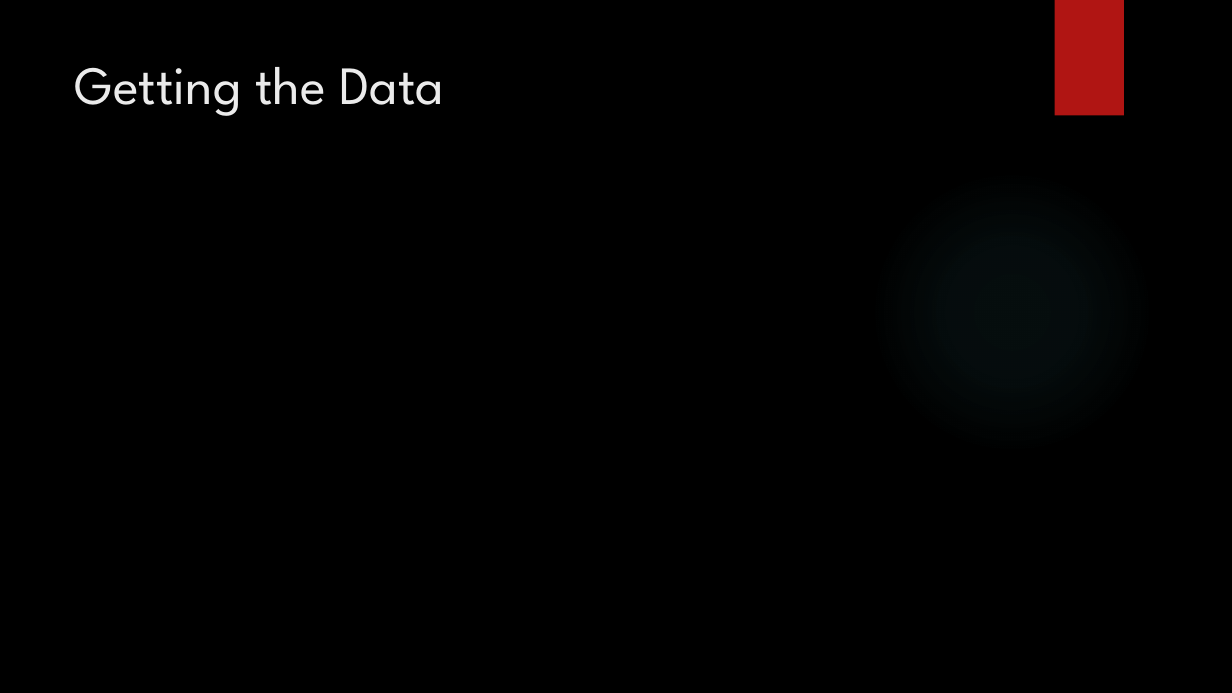
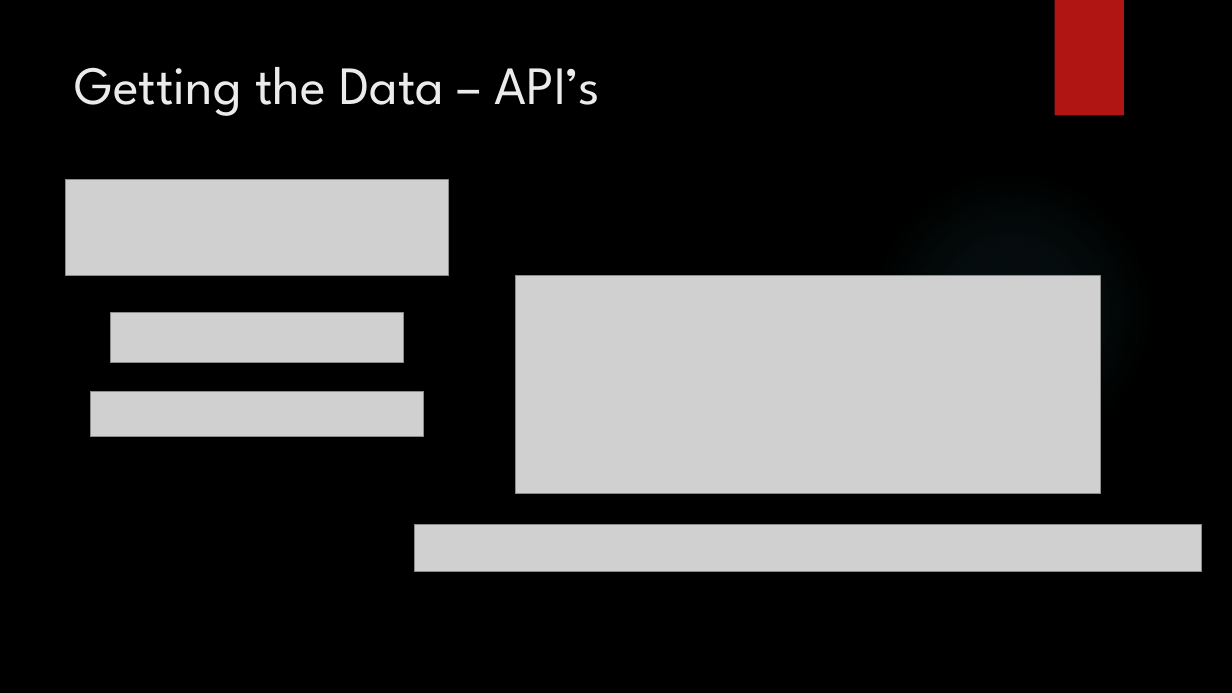
Before and after one commit to DSNeville/Practicum, a slide deck: slide 4 of Predicting Ethereum.pptx. Drawn at 1232x693 pixels with LibreOffice and Linux fonts; fonts in the diff are those of the drawing; grey boxes stand for pictures; background and template pictures are left out. Boxes give left, top, right and bottom in pixels: in the first picture for what was removed or moved away, otherwise in the second. Text is boxed around its words. In the diff, an @@ line names an element or a change of style, - is before the commit and + after.

```diff
--- a/Predicting Ethereum.pptx
+++ b/Predicting Ethereum.pptx
@@ title at bbox=[75, 67, 600, 116]: text changed @@
-Getting the Data
+Getting the Data – API’s
@@ picture added at bbox=[66, 180, 449, 275] @@
@@ picture added at bbox=[516, 275, 1101, 494] @@
@@ picture added at bbox=[111, 313, 404, 363] @@
@@ picture added at bbox=[91, 392, 423, 437] @@
@@ picture added at bbox=[414, 525, 1202, 571] @@
```
Also in this commit, not shown: 3 other slides changed, 10 slides added, 3 slides removed, 4 other files.
